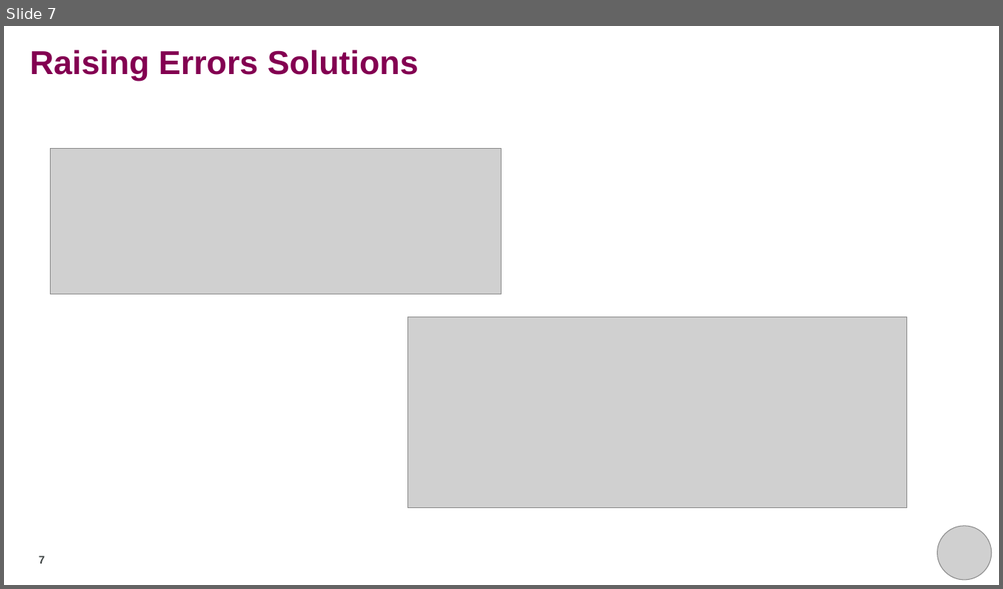
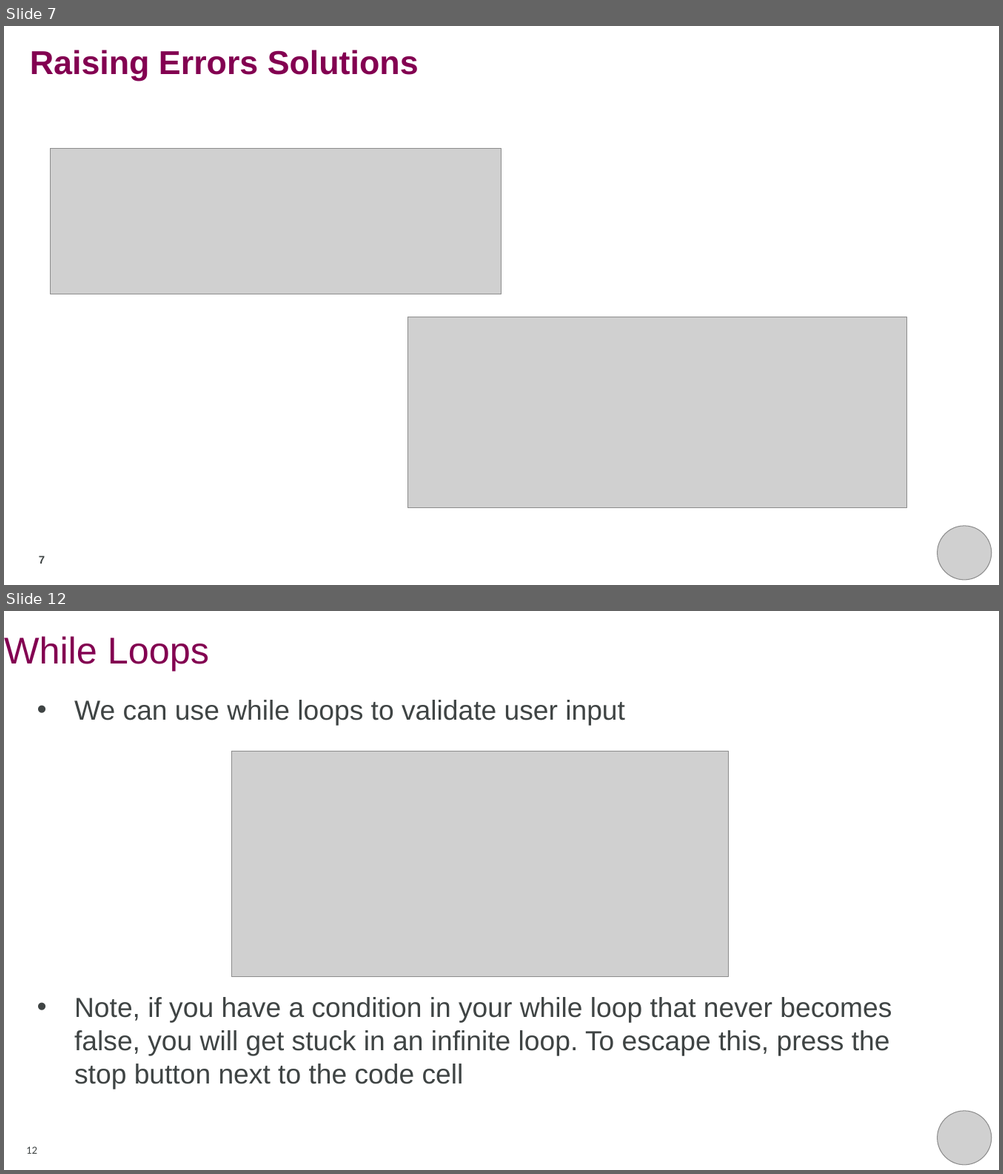
Before and after one commit to rkhetani/beginners-python, a slide deck: additional_notes/extra_notes.pptx. Shown one above the other, each under a label of ours: slide 7 before the commit, slides 7 and 12 after it; the slides between them are not shown. The pictures are 1003x589 and 1003x1174 pixels, drawn with LibreOffice and Linux fonts; fonts in the diff are those of the drawing; grey boxes stand for pictures; background and template pictures are left out. Boxes give left, top, right and bottom in pixels: in the first picture for what was removed or moved away, otherwise in the second. Text is boxed around its words. In the diff, an @@ line names an element or a change of style, - is before the commit and + after.

```diff
--- a/additional_notes/extra_notes.pptx
+++ b/additional_notes/extra_notes.pptx
@@ slide 12 added at (x1=4, y1=611, x2=999, y2=1170), background #FFFFFF @@
@@ title added at (x1=4, y1=636, x2=209, y2=671), 36 pt, text #830051 @@
+While Loops
@@ text added at (x1=74, y1=700, x2=891, y2=1090), 26.7 pt, text #3F4444 @@
+• We can use while loops to validate user input
+• Note, if you have a condition in your while loop that never becomes false, you will get stuck in an infinite loop. To escape this, press the stop button next to the code cell
@@ picture added at (x1=232, y1=752, x2=728, y2=977) @@
@@ picture added at (x1=937, y1=1111, x2=992, y2=1165) @@
@@ page number added at (x1=26, y1=1147, x2=37, y2=1154), 10.5 pt, text #3F4444 @@
+12
```
Also in this commit, not shown: 4 other slides added.
